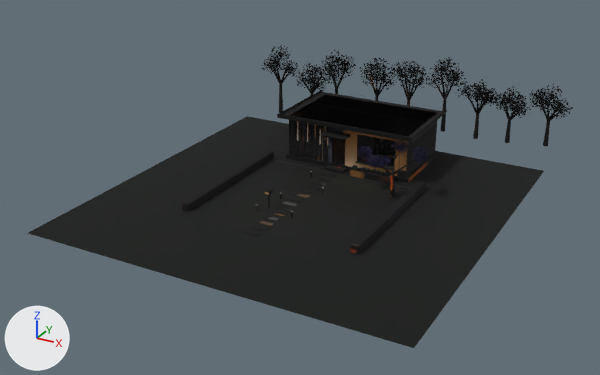
The glTF model public/house/walkway.glb: old version first, new version second.
Rendered twice from a 50 mm camera at (24.6, -51.8, 23.7) aimed at (-1.9, -3.6, -0.4). Every picture has the same lights, and +X, +Y and +Z are marked at lower left. The picture after the commit comes second. Where no turn or scale is listed for an object, it has been applied to the vertices. Vertices at exactly the same position are counted once.

In view in the first picture: 'Foliage', 'Ground', 'Static', 'WindowGlass' and 1 more.
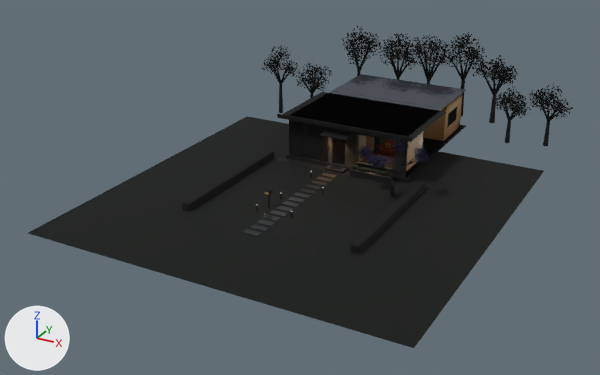
Where the newer file only moved an object's origin or applied its transform, the numbers keep the older frame.

What changed in the scene script:
```text
Change me_foliage:
    remove me_foliage.from_pydata(...)  # 119734 vertices, 79824 faces; spans x -13.0..13.0, y -10.4..10.4, z -3.1..3.1
    add me_foliage.from_pydata(...)  # 119729 vertices, 79824 faces; spans x -13.0..13.0, y -10.4..14.8, z -3.1..4.2
    me_foliage part 1: 5158 loose pieces with 30948 vertices, spanning x -7.8..7.4, y 5.1..10.0, z -0.3..3.1, are deleted
    me_foliage part 2: 182 vertices moved within x -12.3..12.6, y 4.7..10.0, z -0.6..2.4; 363 vertices removed from x -12.7..12.8, y 4.7..10.3, z -0.7..2.6; 31311 vertices added at x -12.7..12.8, y 4.8..14.8, z -0.6..4.2
    me_foliage part 3: 2137 vertices moved within x 1.9..6.5, y -8.1..-3.7, z -3.1..0.4; 397 vertices removed from x 1.9..8.1, y -8.1..-2.6, z -3.1..0.5; 392 vertices added at x 1.9..8.1, y -8.1..-2.7, z -3.1..0.5
    other edits to the shape of me_foliage do not show in these pictures
Change me_cube:
    remove me_cube.from_pydata(...)  # 9045 vertices, 16947 faces; spans x -12.3..12.3, y -12.7..12.7, z -2.5..2.5
    add me_cube.from_pydata(...)  # 8937 vertices, 16692 faces; spans x -12.3..12.3, y -12.7..16.9, z -2.5..3.4
    me_cube part 4: the loose piece of 20 vertices spanning x -2.6..-2.1, y 9.8..10.4, z 0.0..1.7 is multiplied about its middle by the matrix ((0.974, -0.639, 0.24), (0.663, 0.986, -0.067), (-0.163, 0.189, 1.164)), then moved by (0.0, 4.5, 0.6)
    me_cube part 5: the loose piece of 20 vertices spanning x -2.6..-2.2, y 9.0..10.0, z 0.0..2.0 is multiplied about its middle by the matrix ((0.437, 1.23, 0.114), (-1.234, 0.431, 0.083), (0.041, -0.135, 1.302)), then moved by (-0.4, 4.7, 0.8)
    me_cube part 6: the loose piece of 20 vertices spanning x -2.6..-1.5, y 9.7..10.0, z 0.0..1.5 is multiplied about its middle by the matrix ((0.639, 1.333, -0.064), (-1.318, 0.641, 0.202), (0.209, -0.03, 1.465)), then moved by (-0.3, 4.1, 0.9)
    me_cube part 7: the loose piece of 20 vertices spanning x 2.3..3.1, y 11.3..11.8, z 0.2..2.5 is scaled about its middle by (-1.76, -0.834, 0.936), then moved by (-1.8, 2.7, 0.3)
    me_cube part 8: the loose piece of 20 vertices spanning x 0.3..0.9, y 9.8..10.4, z 0.1..2.4 is multiplied about its middle by the matrix ((0.972, -0.663, 0.177), (0.68, 0.973, -0.089), (-0.095, 0.174, 1.173)), then moved by (0.1, 4.5, 0.7)
    me_cube part 9: the loose piece of 20 vertices spanning x 0.3..1.4, y 9.6..10.0, z 0.1..2.0 is multiplied about its middle by the matrix ((0.593, 0.842, -0.026), (-0.839, 0.593, 0.067), (0.07, -0.018, 1.027)), then moved by (-0.3, 4.2, 0.6)
    me_cube part 10: the loose piece of 20 vertices spanning x 2.9..3.4, y 10.7..11.5, z 0.2..2.0 is multiplied about its middle by the matrix ((-0.711, 1.262, 0.185), (-1.231, -0.734, 0.279), (0.334, -0.02, 1.421)), then moved by (-0.5, 5.0, 0.9)
    me_cube part 11: the loose piece of 20 vertices spanning x 0.3..0.7, y 9.2..10.0, z 0.1..1.8 is multiplied about its middle by the matrix ((-0.696, 0.861, -0.169), (-0.803, -0.712, -0.321), (-0.354, -0.078, 1.06)), then moved by (2.0, 6.2, 0.6)
    me_cube part 12: the loose piece of 20 vertices spanning x 2.9..3.7, y 11.3..11.6, z 0.2..2.1 is turned -65.9 degrees about the z axis through its middle and scaled by 1.16, then moved by (-0.1, 4.1, 0.6)
    me_cube part 13: the loose piece of 20 vertices spanning x 4.9..6.0, y 10.8..11.1, z -0.5..1.3 is turned -72.4 degrees about the z axis through its middle and scaled by 0.876, then moved by (0.3, 5.0, 0.3)
    me_cube part 14: the loose piece of 20 vertices spanning x 5.6..6.0, y 10.9..11.7, z -0.5..0.9 is multiplied about its middle by the matrix ((1.186, -1.058, -0.062), (0.992, 1.141, -0.492), (0.372, 0.328, 1.511)), then moved by (-0.4, 4.1, 0.8)
    me_cube part 15: the loose piece of 20 vertices spanning x -0.6..0.5, y 9.7..10.0, z 0.1..2.5 is turned 120.4 degrees about the z axis through its middle and scaled by 0.82, then moved by (6.3, 5.3, -0.5)
    me_cube part 16: 16 loose pieces with 328 vertices, spanning x -6.7..6.7, y 3.5..11.6, z -2.5..2.3, are deleted
    me_cube part 17: 231 vertices moved from x -9.2..4.6, y -9.5..9.4, z -2.5..0.6 to x -9.2..4.6, y -9.5..12.7, z -2.5..0.6; 118 vertices removed from x -11.3..5.4, y -9.4..9.7, z -2.5..1.0; 298 vertices added at x -11.4..6.2, y -9.9..16.1, z -2.5..3.4
    me_cube part 18: 10900 kept faces spanning x -12.3..12.3, y -12.7..12.7, z -2.5..2.0 get new texture (UV) coordinates
    other edits to the shape of me_cube do not show in these pictures
Add ob_interior:
    ob_interior = bpy.data.objects.new('Interior', me_cube_003)  # 2701 vertices, 4768 faces; spans x -4.99..4.99, y -6.52..6.52, z -1.45..1.45; in mat_interior_baked (picture img_interior)
    ob_interior.location = (0.0, 6.43, 1.8)
```

Boxes (x1, y1, x2, y2) around the edits, measured in the pictures (600 x 375 px; the box of a moved part takes in the faces that stretch with it):
'Static', reshaped (10% taller): before (182, 64, 559, 254); after (182, 45, 559, 254)
'Foliage', reshaped (12% taller): before (262, 45, 573, 209); after (262, 26, 573, 209)
'Interior', added (mostly hidden): after (287, 93, 466, 179)
part 1 of me_foliage, deleted: before (321, 50, 498, 106)
part 2 of me_foliage, built on: before (262, 51, 571, 117); after (262, 26, 571, 117)
part 3 of me_foliage, moved or reshaped: before (357, 142, 424, 170); after (357, 142, 450, 201)
part 4 of me_cube, moved or reshaped: before (378, 78, 384, 93); after (399, 57, 406, 74)
part 5 of me_cube, moved or reshaped: before (376, 79, 378, 97); after (389, 49, 397, 78)
part 6 of me_cube, moved or reshaped: before (377, 85, 386, 97); after (397, 57, 399, 78)
part 7 of me_cube, moved or reshaped: before (441, 70, 445, 97); after (429, 61, 441, 81)
part 8 of me_cube, moved or reshaped: before (410, 73, 418, 96); after (430, 50, 439, 76)
part 9 of me_cube, moved or reshaped: before (409, 82, 420, 101); after (427, 62, 430, 81)
part 10 of me_cube, moved or reshaped: before (444, 83, 449, 100); after (458, 48, 464, 77)
part 11 of me_cube, moved or reshaped: before (408, 84, 410, 101); after (452, 60, 462, 80)
part 12 of me_cube, moved or reshaped: before (446, 81, 455, 99); after (462, 62, 468, 81)
part 13 of me_cube, moved or reshaped: before (466, 92, 477, 114); after (493, 78, 496, 92)
part 14 of me_cube, moved or reshaped: before (477, 98, 479, 111); after (481, 70, 494, 95)
part 15 of me_cube, moved or reshaped: before (398, 73, 408, 101); after (494, 80, 500, 96)
part 16 of me_cube, deleted: before (330, 67, 488, 139)
part 17 of me_cube, moved or reshaped: before (256, 85, 438, 218); after (264, 48, 496, 215)
part 18 of me_cube, surface changed: before (243, 89, 444, 254); after (243, 88, 465, 254)
